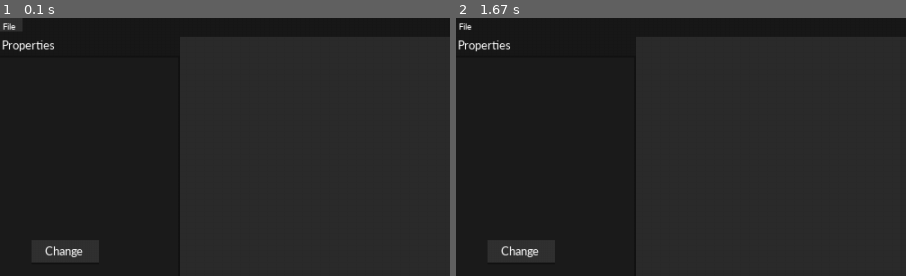
Above: before the commit, frames 1-2 (left to right).
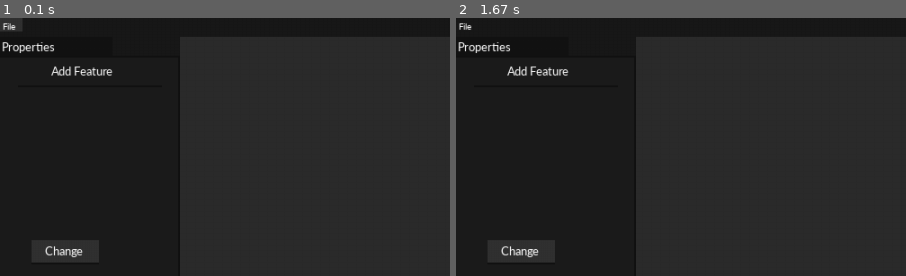
Above: after the commit, the same moments.

Repository: Light-Lens/Hexa
Game: pygame game, started from Hexa.py
Same seed, same stepped clock (60 frames per second), same inputs: the game is played once before the commit and once after it.
Inputs (mouse positions are % of the whole screen's width and height, from its top left):
- Up to frame 1 (0.1 s): no input
- Up to frame 2 (1.67 s): press the mouse at (7, 45) at 0.37 s; move the mouse to (40, 46) at 0.47 s; release the mouse at (73, 48) at 0.6 s; hold Right 0.67-1.13 s; hold Up 1.17-1.47 s; hold Right from 1.5 s (still down)
The pictures show only the part of the screen within x 0-50%, y 0-50%; the shares and areas given below are measured in that part.

The runs differ from the first frame. In frame 1, 0.6% of the frame differs, in the area x 0-26%, y 8-23%; in frame 2, 0.6%.

Commit message:
Change the look of Hexagon editor

Diff:
--- a/Hexa.py
+++ b/Hexa.py
@@ -55,6 +55,7 @@
 				pygame.draw.rect(Display, self.NewColor, (self.Posx, self.Posy, self.Sizex, self.Sizey))
 				if pygame.mouse.get_pressed()[0]:
 					pygame.draw.rect(Display, self.Pressed, (self.Posx, self.Posy, self.Sizex, self.Sizey))
+					pygame.time.delay(100)
 					return 1
 
 				else: return 0
@@ -116,16 +117,21 @@
 
 # Properties GUI window
 Properties = GUI.Label((28, 28, 28), 0, 21, 200, 575)
-Properties_Border = GUI.Label((20, 20, 20), 198, 42, 2, 575)
+Properties_Border = GUI.Label((18, 18, 18), 198, 42, 2, 575)
 
 Properties_Tab = GUI.Label((25, 25, 25), 0, 21, 200, 21)
-Properties_Tab_Border = GUI.Label((20, 20, 20), 0, 42, 200, 2)
-Properties_Tab_Title = GUI.Text("Properties", (255, 255, 255), (2, 22), 15)
+Properties_Tab_Border = GUI.Label((18, 18, 18), 0, 42, 200, 2)
+Properties_Tab_Hilighter = GUI.Label((20, 20, 20), 0, 21, 125, 21)
+Properties_Tab_Title = GUI.Text("Properties", (255, 255, 255), (2, 24), 15)
+
+Add_Feature_Button = GUI.Button((28, 28, 28), (50, 50, 50), (40, 40, 40), 52, 47, 85, 25)
+Add_Feature_Title = GUI.Text("Add Feature", (255, 255, 255), (57, 51), 15)
+Add_Feature_Border = GUI.Label((18, 18, 18), 20, 75, 160, 2)
 
 # Change GUI button
 Change = GUI.Button((50, 50, 50), (70, 70, 70), (40, 40, 40), 35, 247, 75, 25)
 Change_Text = GUI.Text("Change", (255, 255, 255), (50, 251), 15)
-Change_Border = GUI.Label((20, 20, 20), 35, 272, 75, 2)
+Change_Border = GUI.Label((18, 18, 18), 35, 272, 75, 2)
 while Loop:
 	clock.tick(60)
 	Display.fill((44, 44, 44))
@@ -155,18 +161,21 @@
 	Properties.draw()
 	Properties_Tab.draw()
 	Properties_Border.draw()
+	Properties_Tab_Hilighter.draw()
 	Properties_Tab_Title.draw()
 	Properties_Tab_Border.draw()
+
+	Add_Feature_Button.draw()
+	Add_Feature_Title.draw()
+	Add_Feature_Border.draw()
 
 	IsPressed = Change.draw()
 	Change_Text.draw()
 	Change_Border.draw()
 
 	Menubar.draw()
-	IsMenuPressed = Menubar_Button.draw()
+	Menubar_Button.draw()
 	Menubar_Text.draw()
-	if IsMenuPressed == 1:
-		HEXA_ENGINE_LOG("File option has been chosen")
 
 	pygame.display.update()
 pygame.quit()
Binary file changed: Hexa_engine_GUI_editor_screenshot.png
Binary file changed: Logo.png
